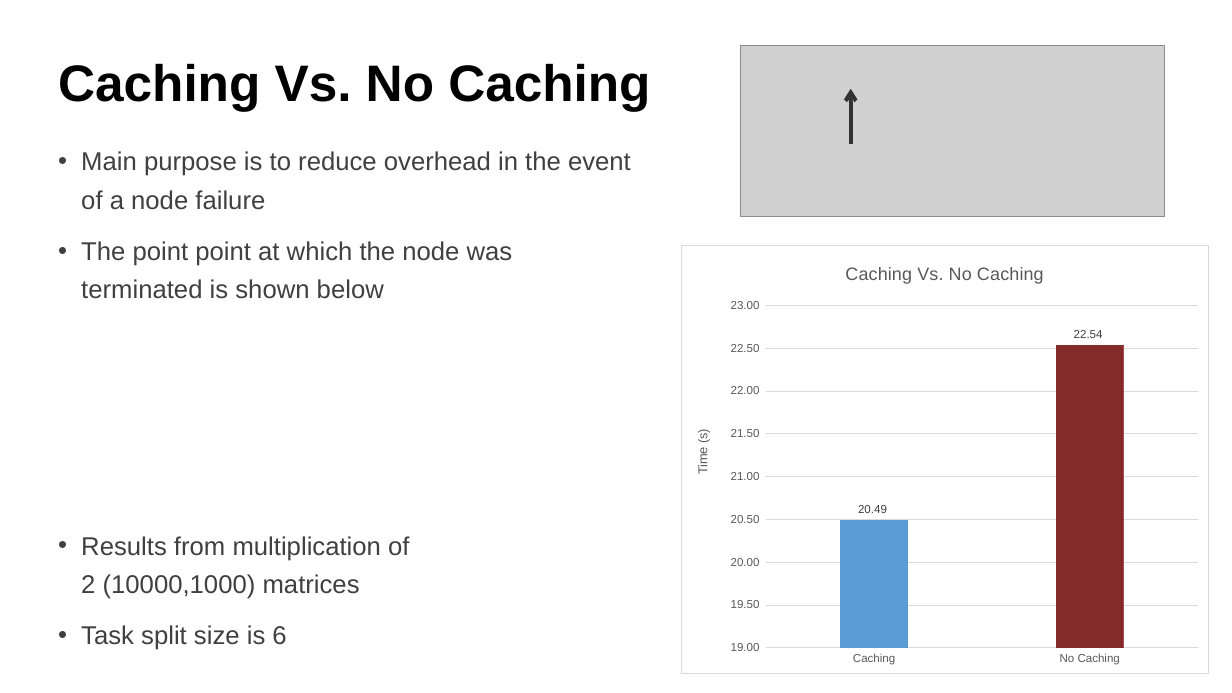
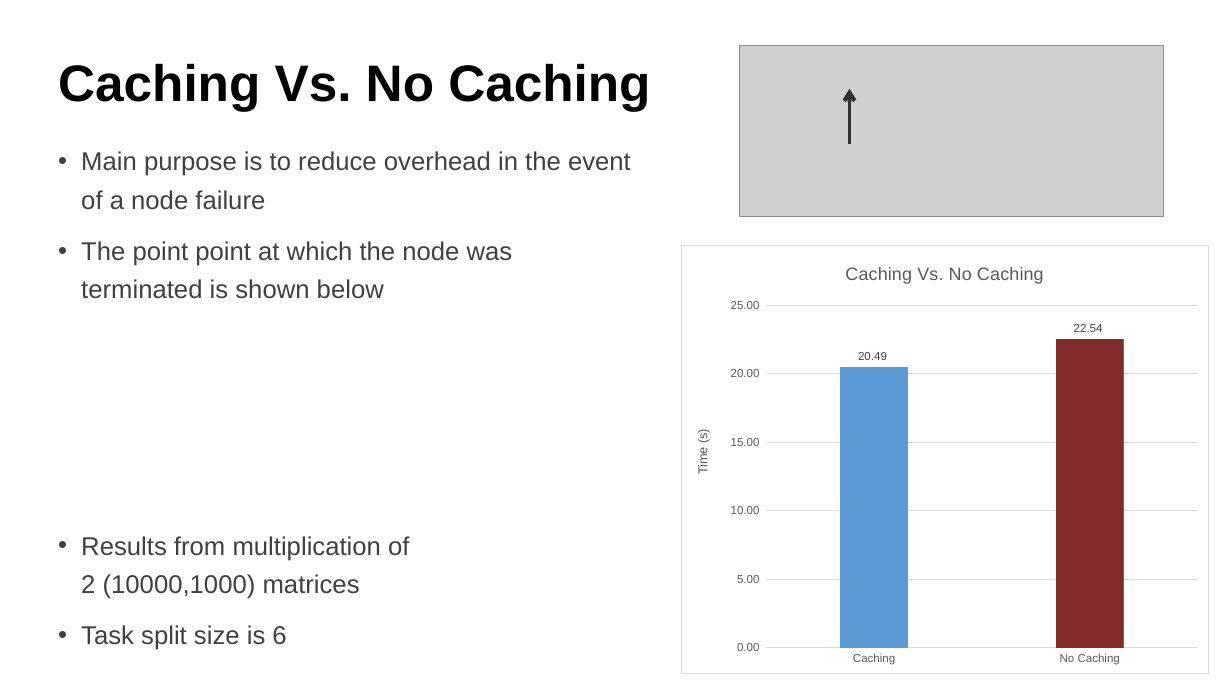
Before and after one commit to Nachiket27p/DistributedOffloading, a slide deck: slide 9 of proposal/presentation/finalPresentation.pptx. Drawn at 1232x693 pixels with LibreOffice and Linux fonts; fonts in the diff are those of the drawing; grey boxes stand for pictures. Boxes give left, top, right and bottom in pixels: in the first picture for what was removed or moved away, otherwise in the second. Text is boxed around its words. In the diff, an @@ line names an element or a change of style, - is before the commit and + after.

```diff
--- a/proposal/presentation/finalPresentation.pptx
+++ b/proposal/presentation/finalPresentation.pptx
@@ column chart at bbox=[681, 245, 1209, 674] @@
@@ value axis changed @@
```
Also in this commit, not shown: 2 other slides changed, 1 slide removed, 26 other files.
